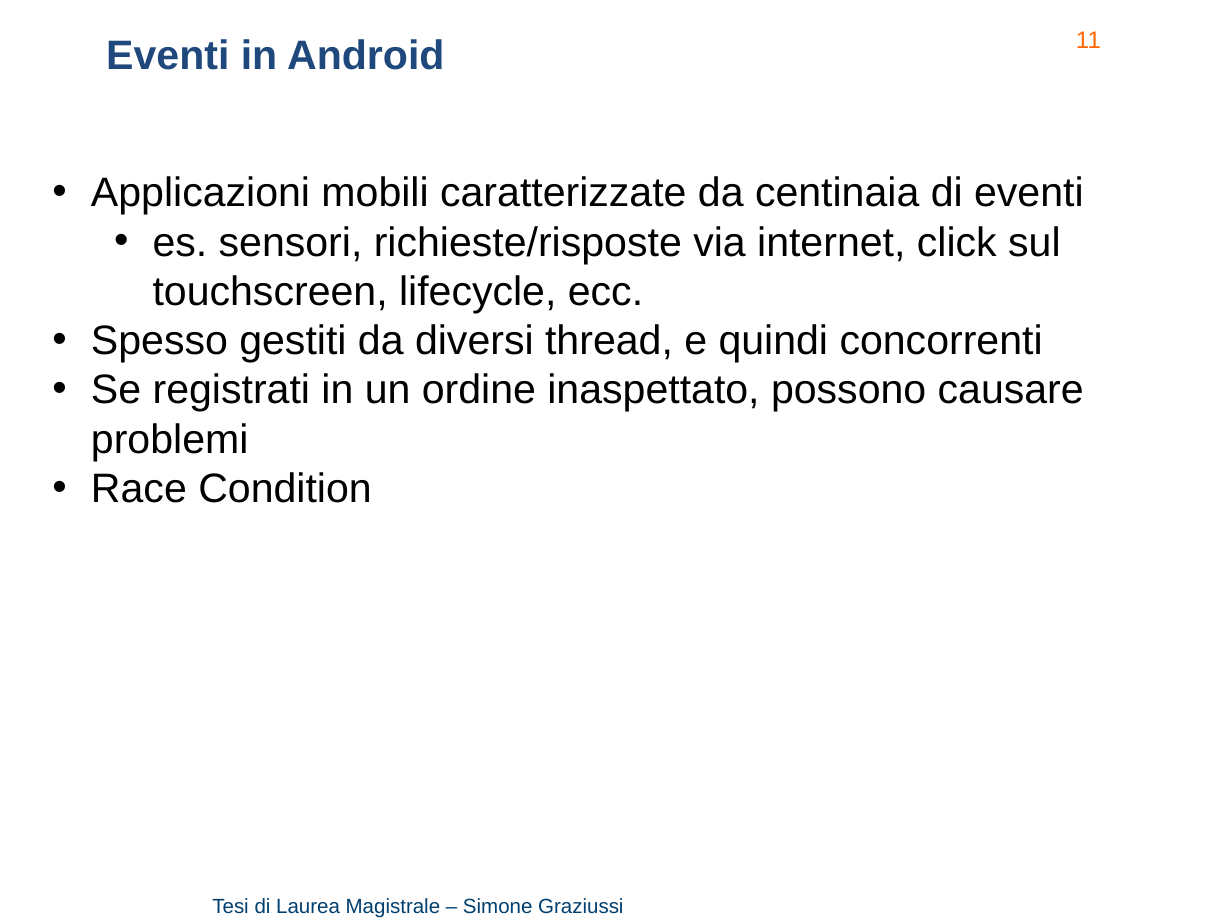
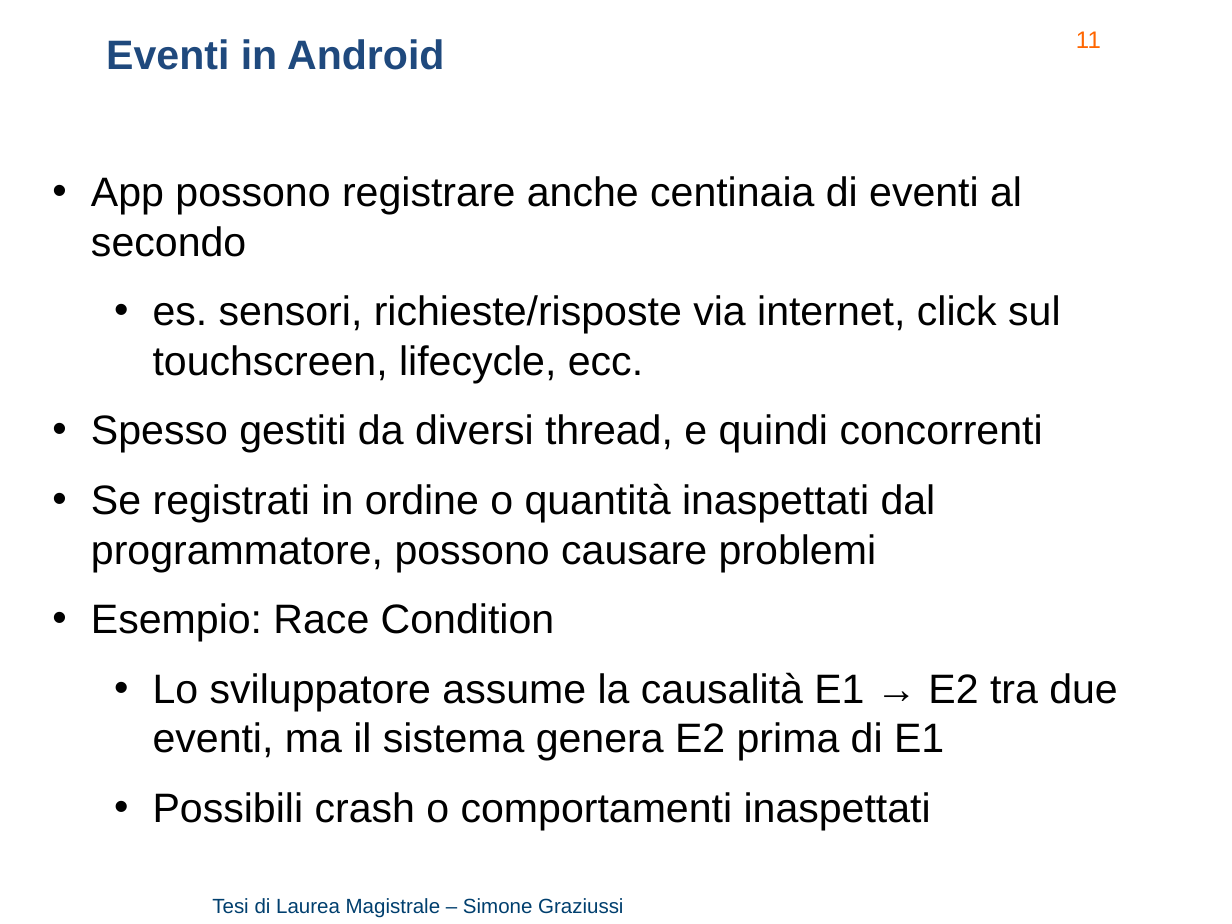
Before and after one commit to Simone3/Thesis, a slide deck: slide 11 of Presentation/Presentation.pptx. Drawn at 1232x924 pixels with LibreOffice and Linux fonts; fonts in the diff are those of the drawing; background and template pictures are left out. Boxes give left, top, right and bottom in pixels: in the first picture for what was removed or moved away, otherwise in the second. Text is boxed around its words. In the diff, an @@ line names an element or a change of style, - is before the commit and + after.

```diff
--- a/Presentation/Presentation.pptx
+++ b/Presentation/Presentation.pptx
@@ text at <box>91,176,1022,257</box>: text changed @@
-• Applicazioni mobili caratterizzate da centinaia di eventi
+• App possono registrare anche centinaia di eventi al secondo
@@ text at <box>91,295,1061,453</box>: more space between paragraphs @@
@@ text at <box>91,483,1117,831</box>: text changed @@
-• Se registrati in un ordine inaspettato, possono causare problemi
-• Race Condition
+• Se registrati in ordine o quantità inaspettati dal programmatore, possono causare problemi
+• Esempio: Race Condition
+  • Lo sviluppatore assume la causalità E1 → E2 tra due eventi, ma il sistema genera E2 prima di E1
+  • Possibili crash o comportamenti inaspettati
```
Also in this commit, not shown: 7 other slides changed, 1 other file.
